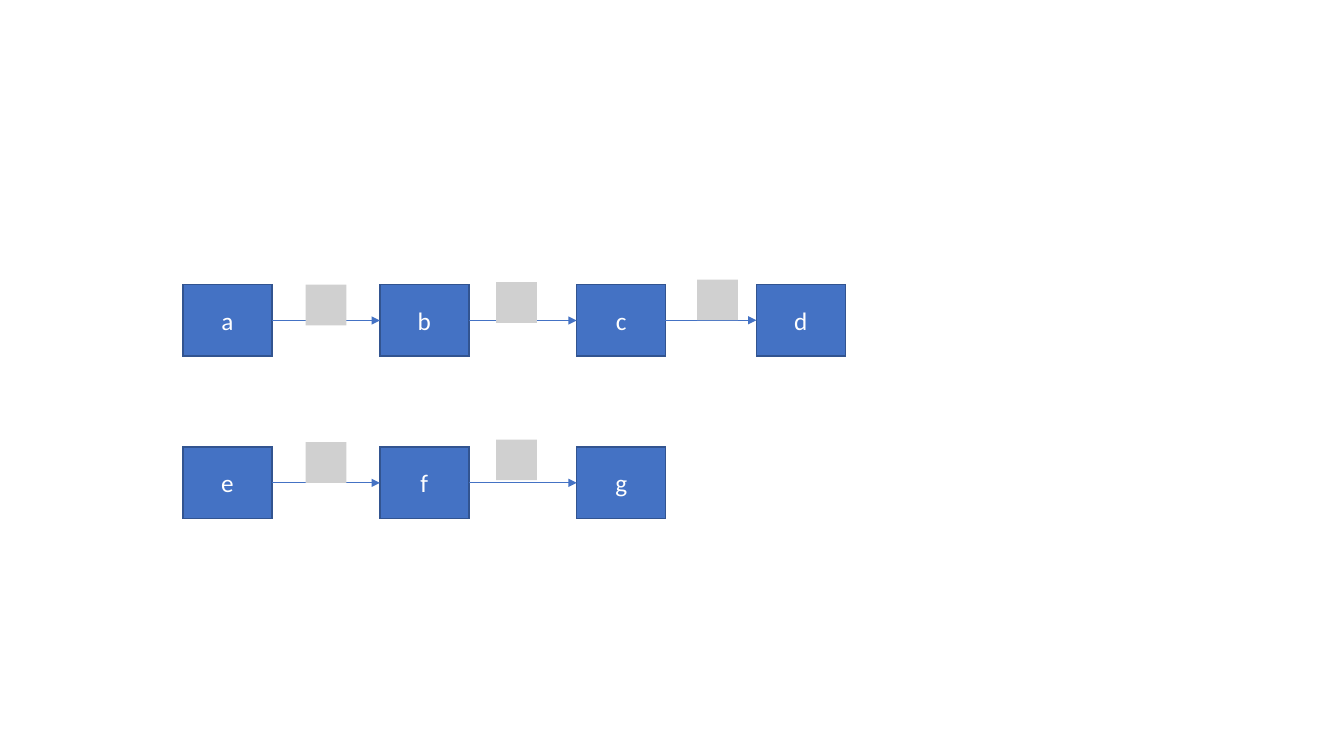
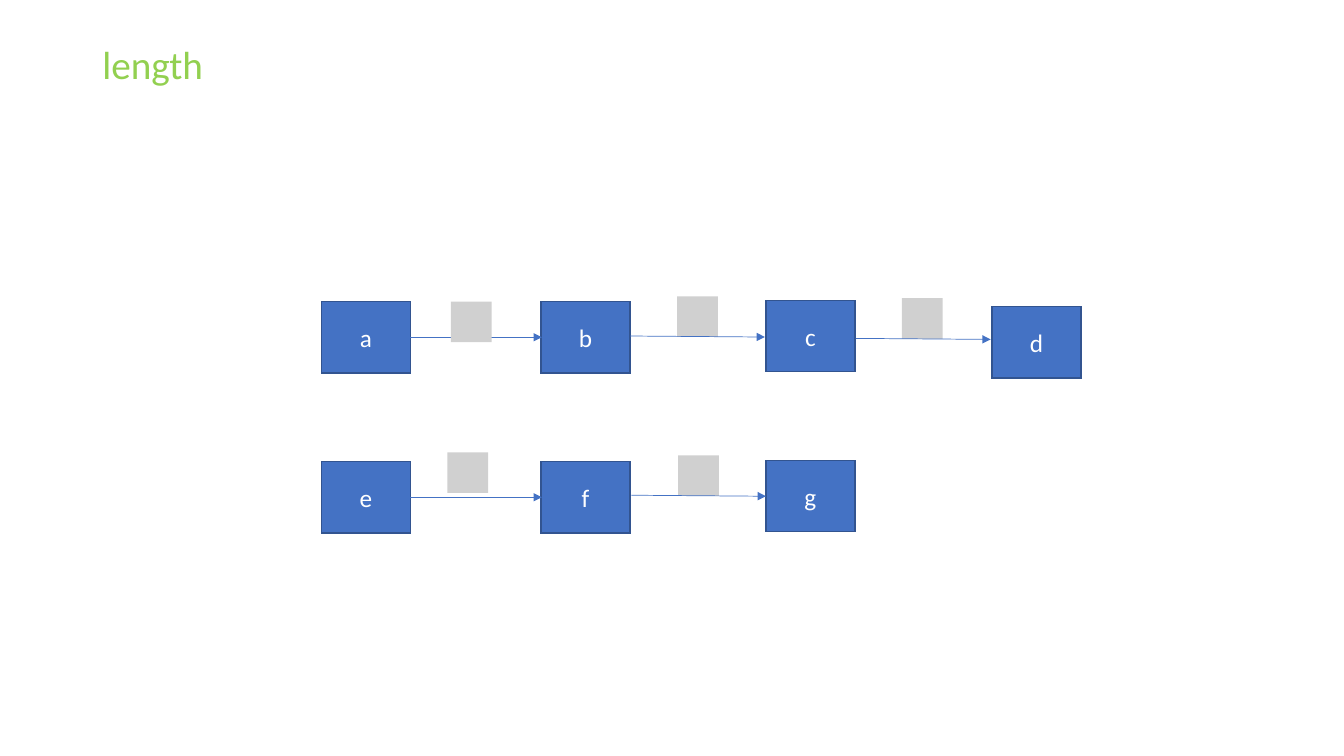
Before and after one commit to Speedphil544/Vortrag, a slide deck: slide 9 of MMCFP.pptx. Drawn at 1344x756 pixels with LibreOffice and Linux fonts; fonts in the diff are those of the drawing; grey boxes stand for pictures. Boxes give left, top, right and bottom in pixels: in the first picture for what was removed or moved away, otherwise in the second. Text is boxed around its words. In the diff, an @@ line names an element or a change of style, - is before the commit and + after.

```diff
--- a/MMCFP.pptx
+++ b/MMCFP.pptx
@@ text added at (x1=102, y1=52, x2=203, y2=86), 28 pt, text #92D050 @@
+length
@@ picture removed at (x1=306, y1=285, x2=346, y2=326) @@
@@ picture removed at (x1=496, y1=282, x2=536, y2=323) @@
@@ picture added at (x1=678, y1=296, x2=718, y2=337) @@
@@ picture removed at (x1=698, y1=279, x2=738, y2=320) @@
@@ picture added at (x1=902, y1=298, x2=943, y2=339) @@
@@ rectangle "a" moved from (x1=184, y1=285, x2=272, y2=357) to (x1=322, y1=301, x2=410, y2=373) @@
@@ picture added at (x1=451, y1=301, x2=491, y2=342) @@
@@ arrow removed from (469, 321) to (577, 321) @@
@@ rectangle "b" moved from (x1=380, y1=285, x2=469, y2=357) to (x1=541, y1=301, x2=630, y2=373) @@
@@ rectangle "c" moved from (x1=577, y1=285, x2=665, y2=357) to (x1=766, y1=300, x2=855, y2=372) @@
@@ rectangle "d" moved from (x1=756, y1=285, x2=845, y2=357) to (x1=992, y1=307, x2=1081, y2=378) @@
@@ arrow moved from (272, 321) - (380, 321) to (410, 338) - (542, 338) @@
@@ arrow moved from (648, 321) - (756, 321) to (630, 336) - (765, 337) @@
@@ arrow added from (856, 339) to (991, 340), #4472C4 0.5 pt @@
@@ picture removed at (x1=306, y1=443, x2=346, y2=483) @@
@@ picture removed at (x1=496, y1=440, x2=536, y2=480) @@
@@ rectangle "e" moved from (x1=184, y1=448, x2=272, y2=519) to (x1=322, y1=462, x2=410, y2=533) @@
@@ picture added at (x1=448, y1=453, x2=488, y2=493) @@
@@ rectangle "f" moved from (x1=380, y1=448, x2=469, y2=519) to (x1=541, y1=462, x2=630, y2=533) @@
@@ picture added at (x1=679, y1=456, x2=719, y2=496) @@
@@ rectangle "g" moved from (x1=577, y1=448, x2=665, y2=519) to (x1=766, y1=461, x2=855, y2=532) @@
@@ arrow removed from (272, 483) to (380, 483) @@
@@ arrow moved from (469, 483) - (577, 483) to (410, 497) - (542, 497) @@
@@ arrow added from (631, 495) to (766, 496), #4472C4 0.5 pt @@
```
Also in this commit, not shown: 7 other slides changed, 2 slides added, 1 slide removed.
